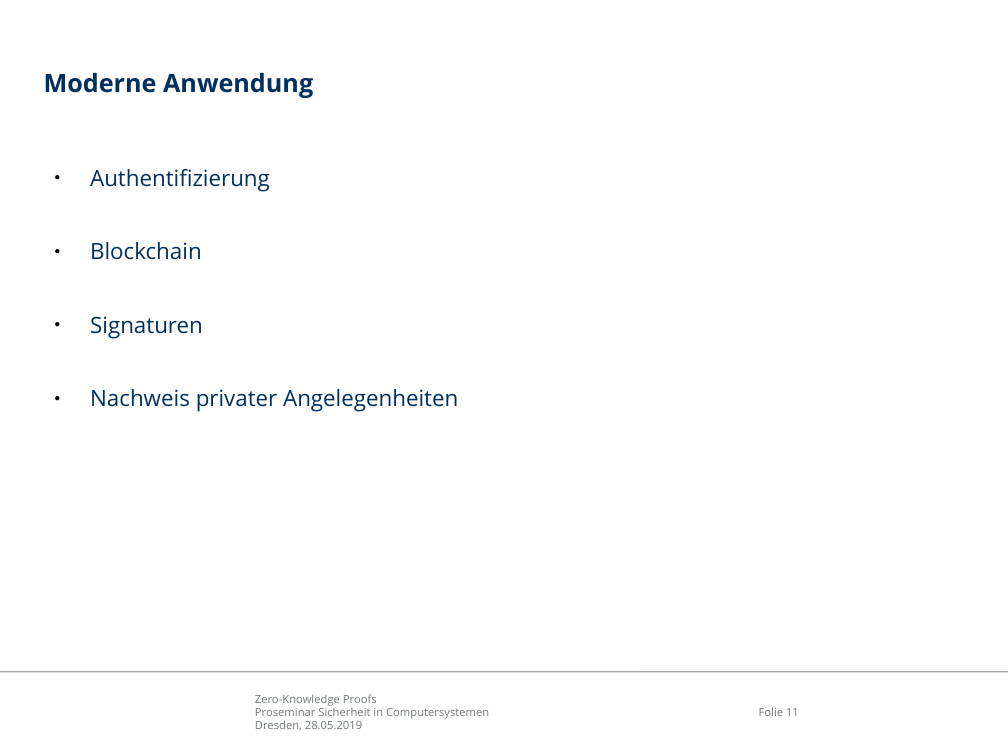
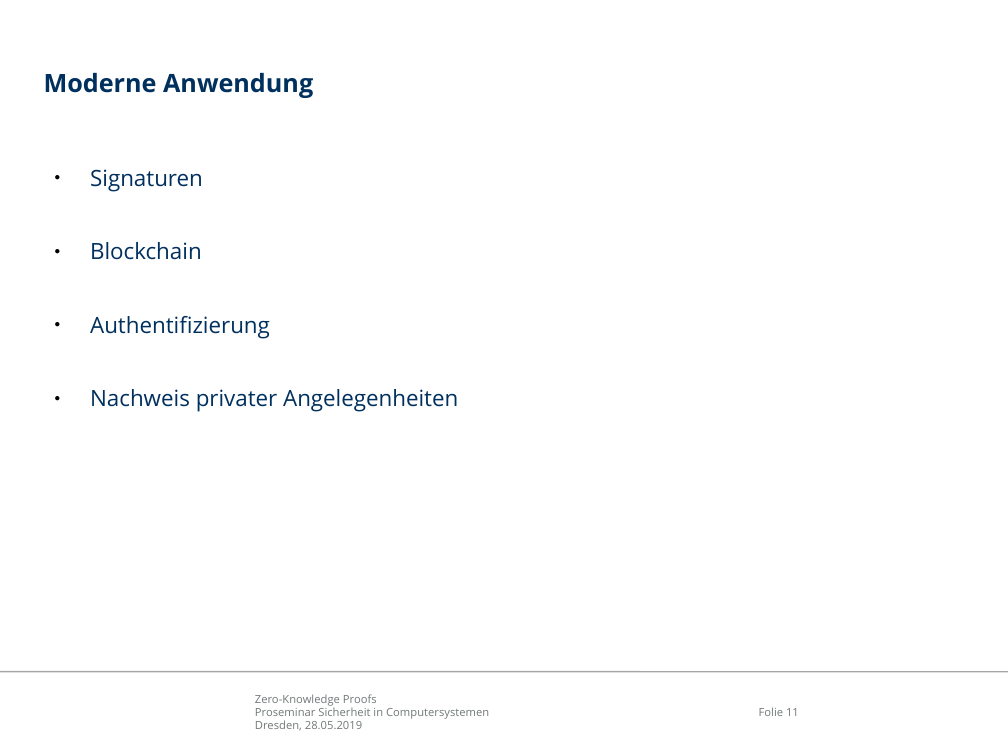
Before and after one commit to mostermann96/Presentations, a slide deck: slide 11 of Zero-Knowledge Proofs/Präsentation/ZKP.odp. Drawn at 1008x756 pixels with LibreOffice and Linux fonts; fonts in the diff are those of the drawing; background and template pictures are left out. Boxes give left, top, right and bottom in pixels: in the first picture for what was removed or moved away, otherwise in the second. Text is boxed around its words. In the diff, an @@ line names an element or a change of style, - is before the commit and + after.

```diff
--- a/Zero-Knowledge Proofs/Präsentation/ZKP.odp
+++ b/Zero-Knowledge Proofs/Präsentation/ZKP.odp
@@ text at bbox=[90, 169, 203, 260]: paragraphs added @@
+● Signaturen
+● Blockchain
@@ text at bbox=[90, 242, 203, 338]: paragraphs removed @@
-● Blockchain
-● Signaturen
```
Also in this commit, not shown: 3 other slides changed, 1 slide added, 8 other files.
